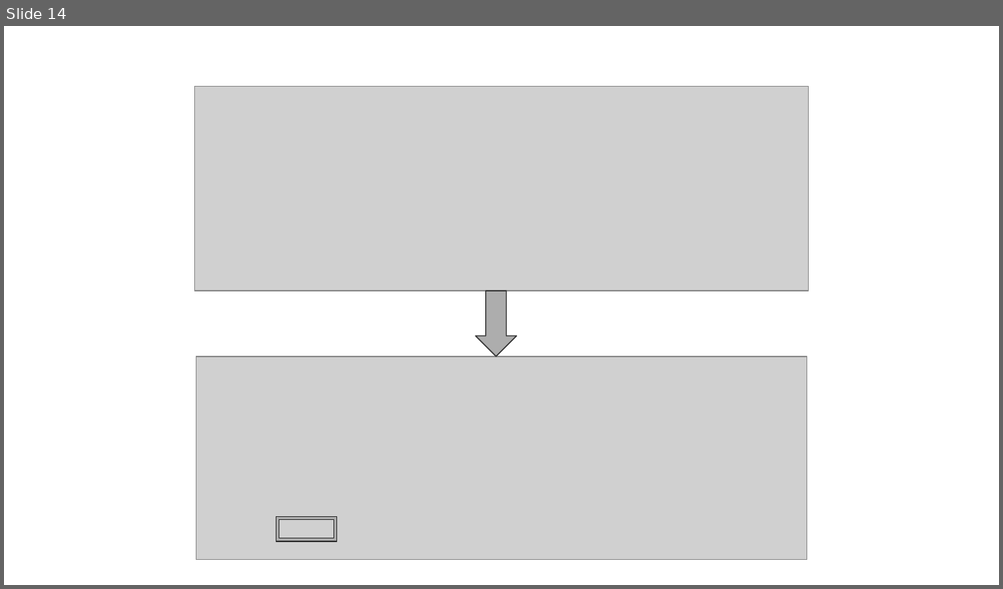
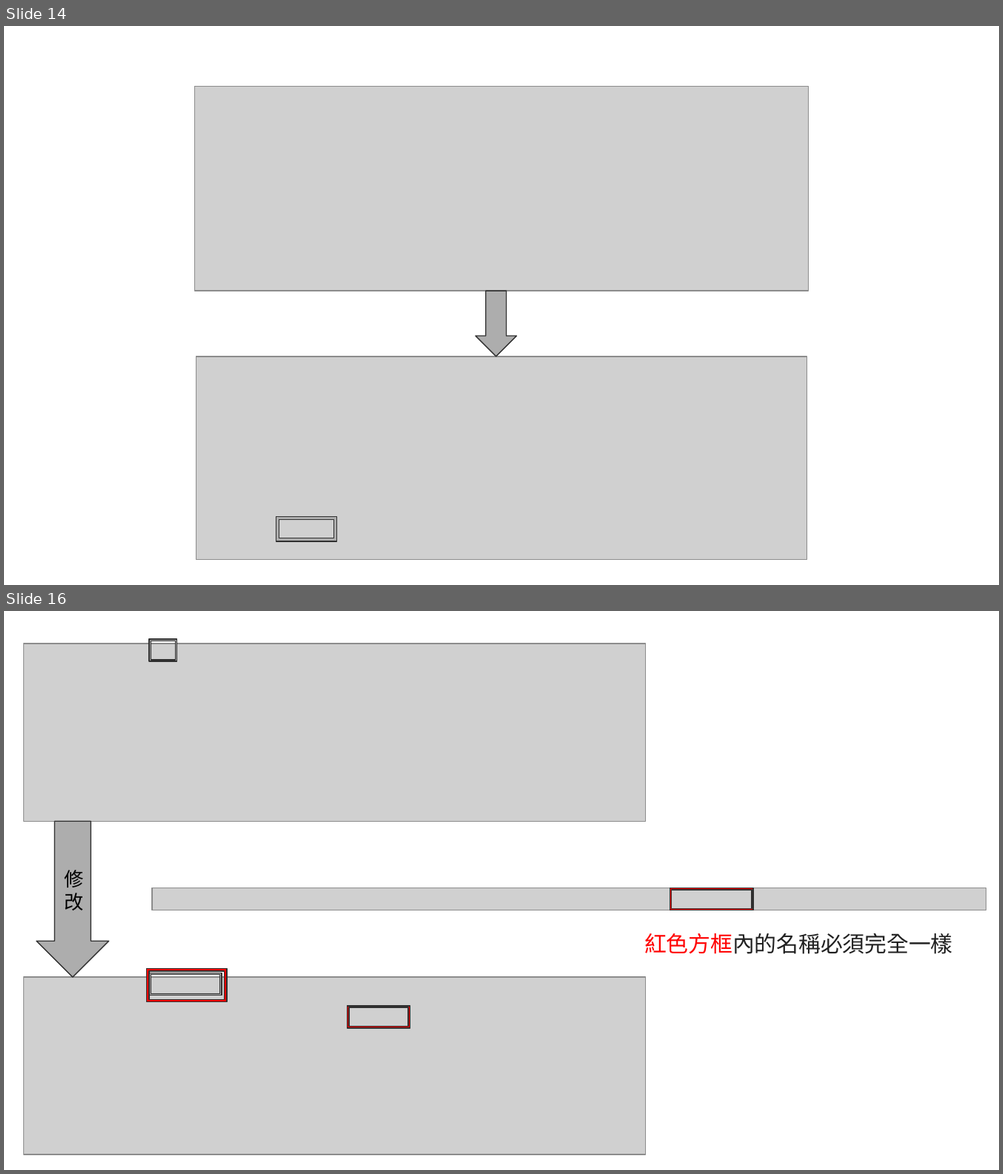
Before and after one commit to AsrielNi/ShopStore, a slide deck: C#_ASP.NET_常見錯誤.pptx. Shown one above the other, each under a label of ours: slide 14 before the commit, slides 14 and 16 after it; the slides between them are not shown. The pictures are 1003x589 and 1003x1174 pixels, drawn with LibreOffice and Linux fonts; fonts in the diff are those of the drawing; grey boxes stand for pictures. Boxes give left, top, right and bottom in pixels: in the first picture for what was removed or moved away, otherwise in the second. Text is boxed around its words. In the diff, an @@ line names an element or a change of style, - is before the commit and + after.

Commit message:
Hint: 嘗試加入路由屬性作管理 ShopApplication 新增控制器方法 ProductController - ProductInfo ShopApplication 新增檢視 Product - ProductInfo.cshtml ShopApplication 修改檢視 Product - ShowProduct.cshtml README.md 新增內容 C#_ASP.NET_常見錯誤.pptx 更新內容

```diff
--- a/C#_ASP.NET_常見錯誤.pptx
+++ b/C#_ASP.NET_常見錯誤.pptx
@@ slide 16 added at [4,611,999,1170], background #FFFFFF @@
@@ picture added at [24,644,646,822] @@
@@ frame added at [149,639,177,661], fill #ADADAD, outline #303030 0.75 pt @@
@@ down arrow added at [37,822,109,978], fill #ADADAD, outline #303030 0.75 pt, 14 pt, text #000000 @@
+修改
@@ picture added at [152,889,986,911] @@
@@ frame added at [669,889,753,911], fill #FF0000, outline #303030 0.75 pt @@
@@ text added at [644,933,953,954], 16 pt, text #212121 @@
+紅色方框內的名稱必須完全一樣
@@ picture added at [24,977,646,1155] @@
@@ frame added at [146,969,227,1003], fill #FF0000, outline #303030 0.75 pt @@
@@ frame added at [149,973,222,995], fill #ADADAD, outline #303030 0.75 pt @@
@@ frame added at [347,1006,410,1028], fill #FF0000, outline #303030 0.75 pt @@
```
Also in this commit, not shown: 1 slide changed, 1 other slide added, 4 other files.
